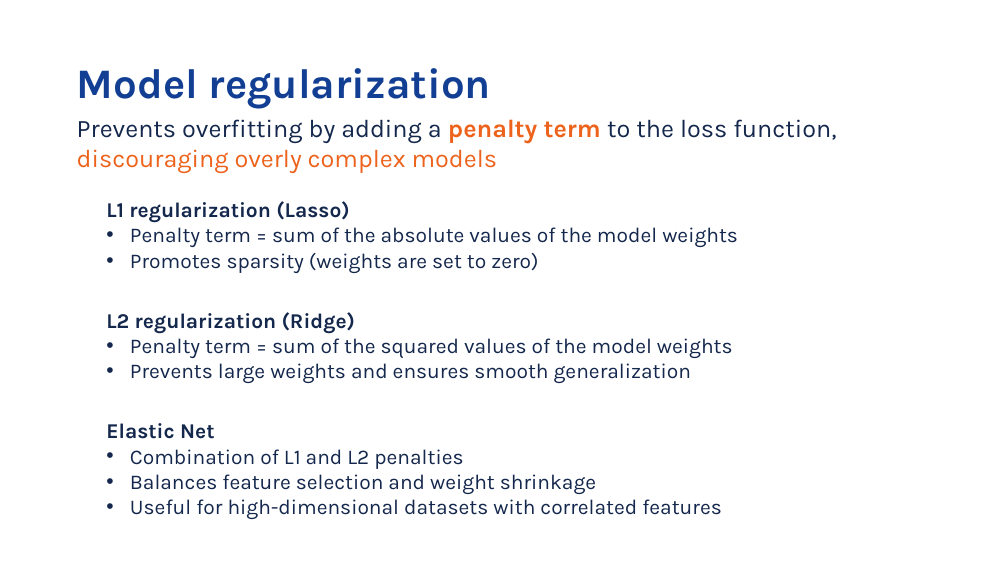
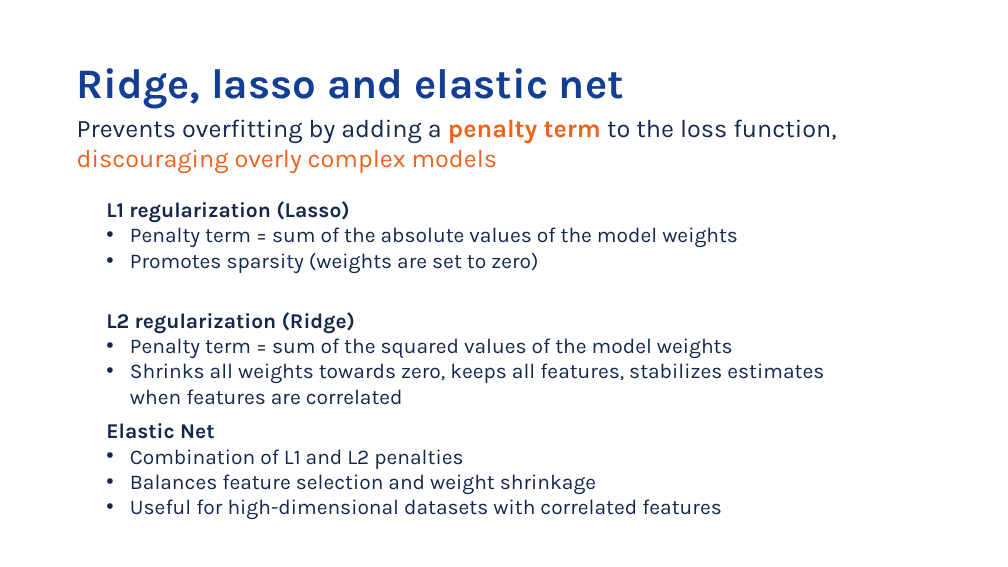
Before and after one commit to vib-training-conferences/machine-learning-and-deep-learning-fundamentals, a slide deck: slide 30 of docs/day-1-session-3-regression.pptx (slide 23 before the commit). Drawn at 1008x567 pixels with LibreOffice and Linux fonts; fonts in the diff are those of the drawing; background and template pictures are left out. Boxes give left, top, right and bottom in pixels: in the first picture for what was removed or moved away, otherwise in the second. Text is boxed around its words. In the diff, an @@ line names an element or a change of style, - is before the commit and + after.

```diff
--- a/docs/day-1-session-3-regression.pptx
+++ b/docs/day-1-session-3-regression.pptx
@@ title at <box>77,68,624,109</box>: text changed @@
-Model regularization
+Ridge, lasso and elastic net
@@ text at <box>130,363,824,405</box>: text changed @@
-• Prevents large weights and ensures smooth generalization
+• Shrinks all weights towards zero, keeps all features, stabilizes estimates when features are correlated
```
Also in this commit, not shown: 18 other slides changed, 18 slides added, 8 slides removed, 13 other files.
